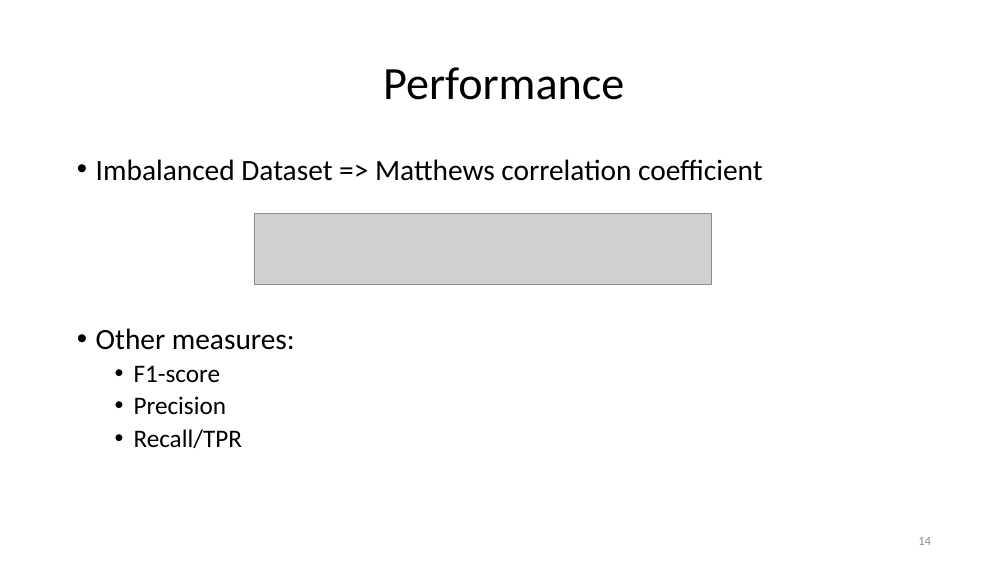
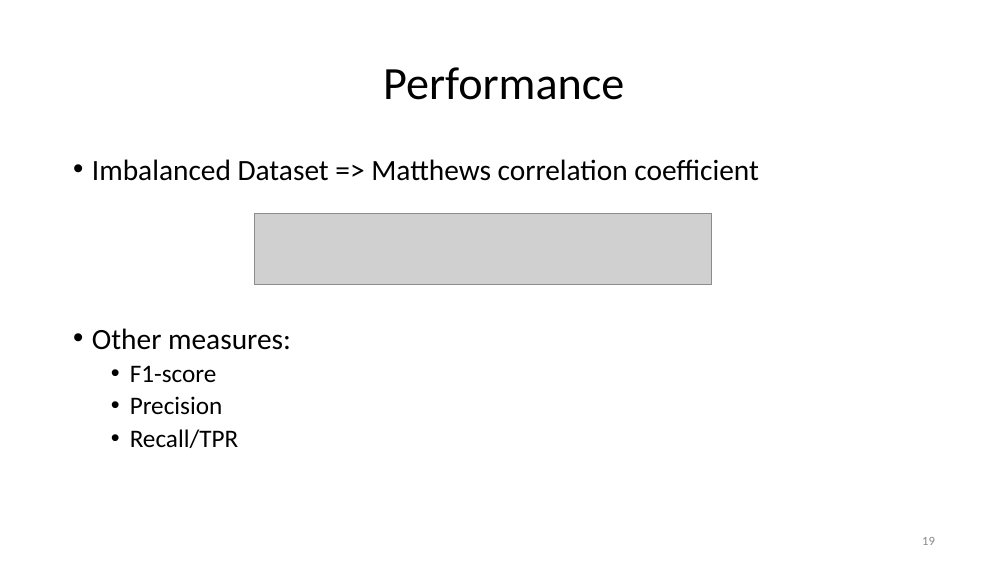
Before and after one commit to paulhager/ProteinPrediction1, a slide deck: slide 19 of BLOSUMscoresComparedToSingleSNAPscores.pptx (slide 14 before the commit). Drawn at 1008x567 pixels with LibreOffice and Linux fonts; fonts in the diff are those of the drawing; grey boxes stand for pictures; background and template pictures are left out. Boxes give left, top, right and bottom in pixels: in the first picture for what was removed or moved away, otherwise in the second. Text is boxed around its words. In the diff, an @@ line names an element or a change of style, - is before the commit and + after.

```diff
--- a/BLOSUMscoresComparedToSingleSNAPscores.pptx
+++ b/BLOSUMscoresComparedToSingleSNAPscores.pptx
@@ text "Imbalanced Dataset => Matthews correlation ...": place and size @@
-text "Imbalanced Dataset => Matthews correlation ..." at [96, 159, 762, 448]
+text "Imbalanced Dataset => Matthews correlation ..." at [92, 159, 758, 448]
@@ page number removed at [918, 537, 931, 545] @@
-14
@@ page number added at [922, 537, 935, 545], 12 pt, text #888888 @@
+19
```
Also in this commit, not shown: 21 other slides changed, 5 slides added, 1 slide removed, 2 other files.
